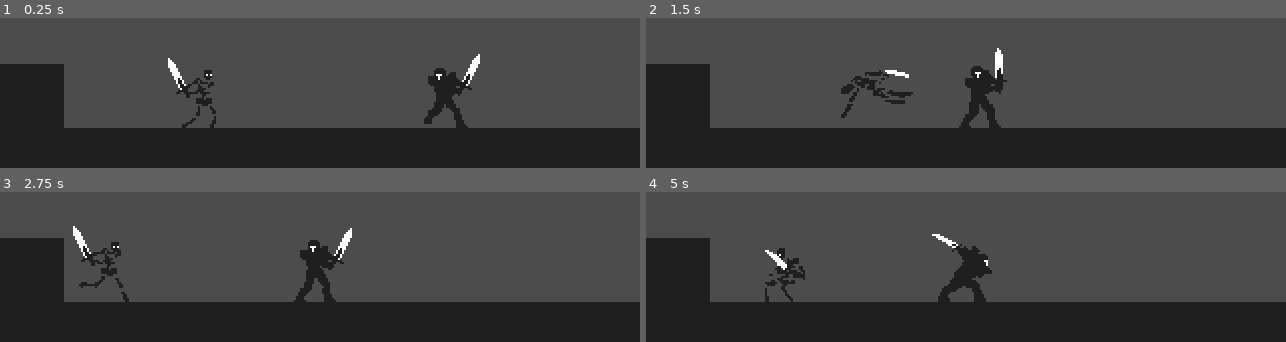
Above: before the commit, frames 1-4 (two rows, left to right).
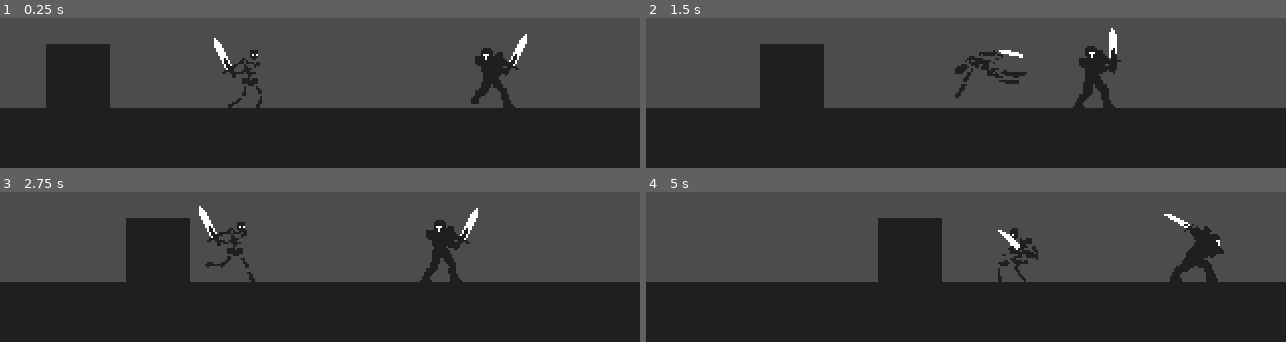
Above: after the commit, the same moments.

Repository: dw3nt/hb-grave-in-godot
Game: Godot game, scene res://Graveyard.tscn
Same seed, same stepped clock (60 frames per second), same inputs: the game is played once before the commit and once after it.
Inputs:
- Up to frame 1 (0.25 s): no input
- Up to frame 2 (1.5 s): hold D (move_right) 0.53-1.28 s; tap K (attack) at 0.6 s; hold A (move_left) from 1.28 s (still down); tap Space (roll) at 1.35 s
- Up to frame 3 (2.75 s): release A (move_left) at 2.03 s; hold D (move_right) from 2.03 s (still down); tap K (attack) at 2.1 s
- Up to frame 4 (5 s): tap Space (roll) at 2.85, 4.35 s; release D (move_right) at 3.53 s; hold A (move_left) from 3.53 s (still down); tap K (attack) at 3.6 s

The runs differ from the first frame. In frame 1, 21% of the frame differs, in the area x 0-100%, y 10-74%; in frame 2, 23%, in the area x 0-100%, y 6-74%; in frame 3, 23%; in frame 4, 23%.

Commit message:
preliminary camera setup

Diff:
--- a/Graveyard.tscn
+++ b/Graveyard.tscn
@@ -16,7 +16,7 @@
 
 [node name="Ground" parent="Walls" instance=ExtResource( 1 )]
 position = Vector2( 496, 176 )
-scale = Vector2( 40, 1 )
+scale = Vector2( 44, 1 )
 
 [node name="Enemies" type="Node2D" parent="."]
 
--- a/Skeleton.gd
+++ b/Skeleton.gd
@@ -38,6 +38,7 @@
 			process_move()
 
 	move_and_slide(motion)
+	set_camera_facing()
 
 
 func process_attack(anim_name):
@@ -115,6 +116,13 @@
 		node.get_child(0).disabled = true
 
 
+func set_camera_facing():
+	if isFlipped:
+		$Camera.offset_h = -1
+	else:
+		$Camera.offset_h = 1
+
+
 func _on_Anim_animation_started(anim_name):
 	match(anim_name):
 		"knockback":
--- a/Skeleton.tscn
+++ b/Skeleton.tscn
@@ -502,5 +502,14 @@
 shape = SubResource( 9 )
 disabled = true
 
+[node name="Camera" type="Camera2D" parent="."]
+offset = Vector2( 0, -36 )
+current = true
+drag_margin_h_enabled = false
+drag_margin_v_enabled = false
+smoothing_enabled = true
+drag_margin_left = 0.35
+drag_margin_right = 0.35
+
 [connection signal="animation_finished" from="Anim" to="." method="_on_Anim_animation_finished"]
 [connection signal="animation_started" from="Anim" to="." method="_on_Anim_animation_started"]
